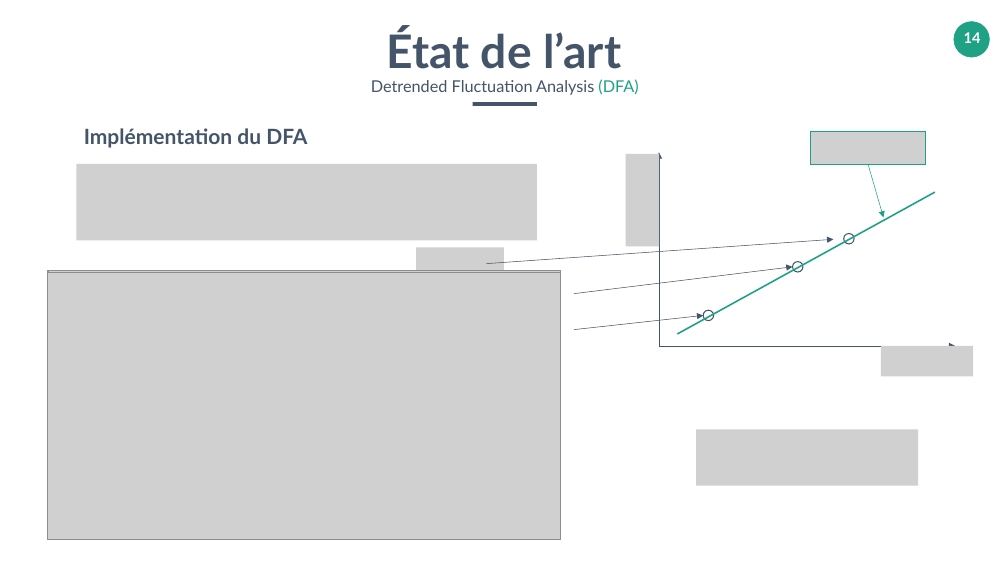
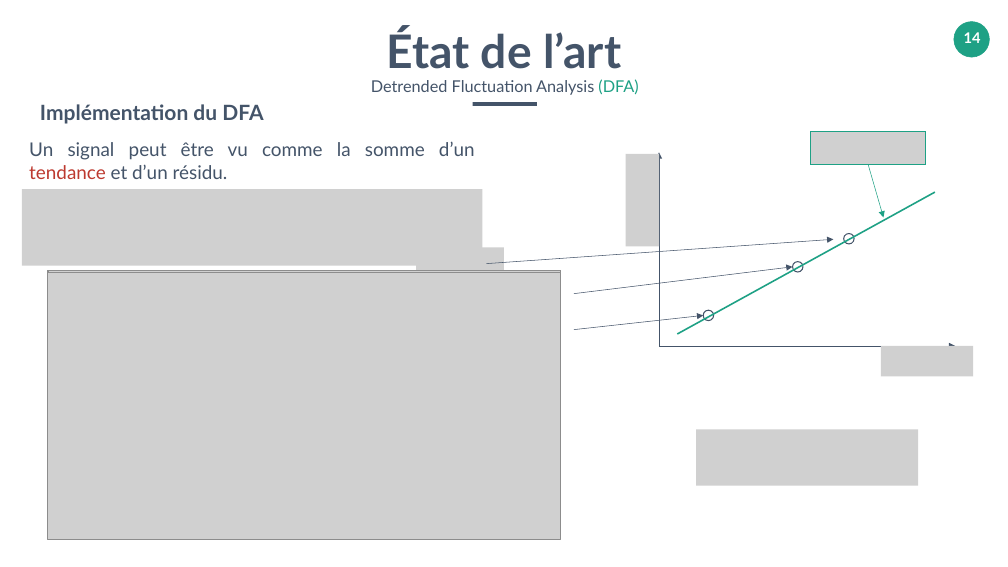
Before and after one commit to lejugeti/ProjetSignalSon, a slide deck: slide 14 of TP_TS108_support2020.pptx. Drawn at 1008x567 pixels with LibreOffice and Linux fonts; fonts in the diff are those of the drawing; grey boxes stand for pictures. Boxes give left, top, right and bottom in pixels: in the first picture for what was removed or moved away, otherwise in the second. Text is boxed around its words. In the diff, an @@ line names an element or a change of style, - is before the commit and + after.

```diff
--- a/TP_TS108_support2020.pptx
+++ b/TP_TS108_support2020.pptx
@@ text "Implémentation du DFA": place and size @@
-text "Implémentation du DFA" at bbox=[84, 128, 307, 148]
+text "Implémentation du DFA" at bbox=[40, 104, 263, 124]
@@ text added at bbox=[29, 141, 475, 179], 18 pt, text #445469 @@
+Un signal peut être vu comme la somme d’un tendance et d’un résidu.
@@ picture: place and size @@
-picture at bbox=[76, 164, 537, 240]
+picture at bbox=[22, 189, 482, 265]
```
Also in this commit, not shown: 7 other files.
